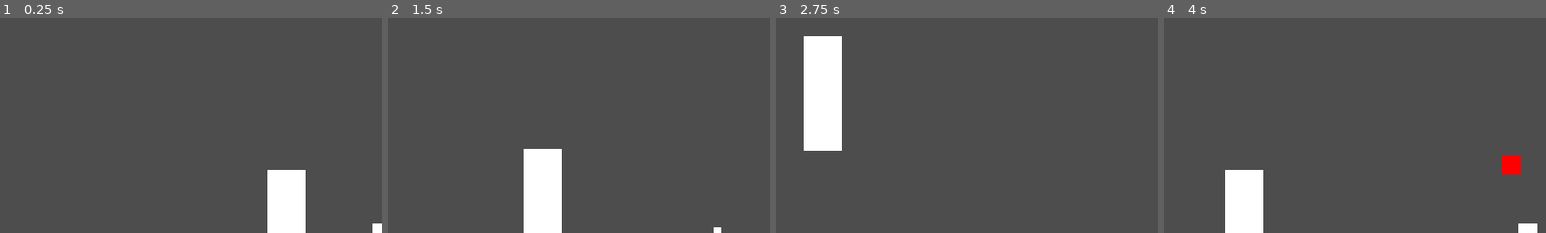
Above: before the commit, frames 1-4 (left to right).
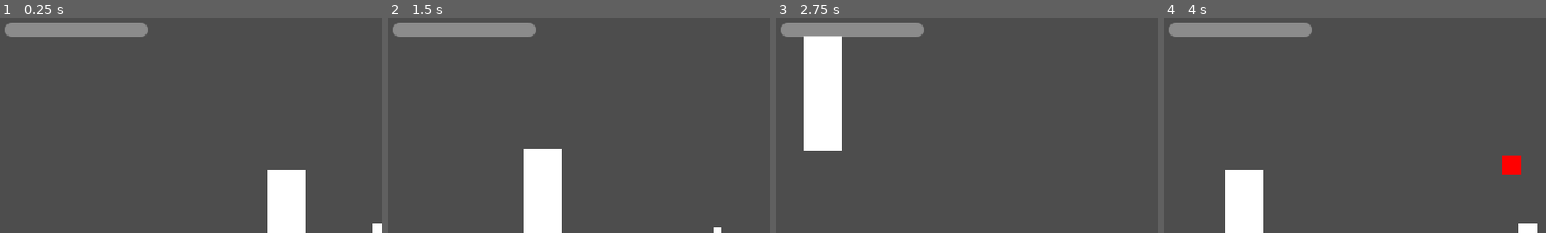
Above: after the commit, the same moments.

Repository: jonjud/survivor-arena
Game: Godot game, scene res://scenes/main.tscn
Two runs of this game, one before a commit and one after it. Both use one fixed random seed, a clock stepped at 60 frames per second and the inputs below.
Inputs (mouse positions are % of the whole screen's width and height, from its top left):
- Up to frame 1 (0.25 s): no input
- Up to frame 2 (1.5 s): tap Enter at 0.5 s; move the mouse to (72, 45) at 0.52 s; press the mouse at (72, 45) at 0.53 s; hold D (move_right) 0.53-1.28 s; move the mouse to (30, 55) at 1.27 s; release the mouse at (30, 55) at 1.28 s; hold S (move_down) from 1.28 s (still down); click (30, 55) at 1.35 s
- Up to frame 3 (2.75 s): move the mouse to (60, 28) at 2.02 s; release S (move_down) at 2.03 s; press the mouse at (60, 28) at 2.03 s; hold D (move_right) from 2.03 s (still down)
- Up to frame 4 (4 s): move the mouse to (45, 70) at 2.77 s; release D (move_right) at 2.78 s; release the mouse at (45, 70) at 2.78 s; hold W (move_up) 2.78-3.53 s; click (45, 70) at 2.85 s; move the mouse to (80, 65) at 3.52 s; press the mouse at (80, 65) at 3.53 s; hold A (move_left) from 3.53 s (still down)
The pictures show only the part of the screen within x 0-50%, y 0-50%; the shares and areas given below are measured in that part.

The runs differ from the first frame. In frame 1, 2.5% of the frame differs, in the area x 1-39%, y 2-9%; in frame 2, 2.5%; in frame 3, 2.5%; in frame 4, 2.5%.

Commit message:
feat: add HUD with player health bar

Diff:
--- a/scenes/main.tscn
+++ b/scenes/main.tscn
@@ -5,6 +5,7 @@
 [ext_resource type="PackedScene" uid="uid://cawaim5v1cdhy" path="res://scenes/ui/GameOverScreen.tscn" id="3_sugp2"]
 [ext_resource type="Script" uid="uid://ddqrvkbe18ph6" path="res://scripts/enemies/wave_spawner.gd" id="7_o6xl0"]
 [ext_resource type="Script" uid="uid://b2eu7e3eok2pb" path="res://scripts/enemies/wave_data.gd" id="8_ya4ey"]
+[ext_resource type="PackedScene" uid="uid://cd505y8ttfs32" path="res://scenes/ui/HUD.tscn" id="9_85g3d"]
 [ext_resource type="Resource" uid="uid://detgpj2a5wwk0" path="res://resources/wave_1.tres" id="9_eb6dy"]
 [ext_resource type="Resource" uid="uid://vqrpw6k4seep" path="res://resources/wave_2.tres" id="10_trceg"]
 [ext_resource type="Resource" uid="uid://df22bablhln6r" path="res://resources/wave_3.tres" id="11_a8y0u"]
@@ -44,3 +45,5 @@
 script = ExtResource("7_o6xl0")
 enemy_scene = ExtResource("2_0wfyh")
 waves = Array[ExtResource("8_ya4ey")]([ExtResource("9_eb6dy"), ExtResource("10_trceg"), ExtResource("11_a8y0u")])
+
+[node name="Hud" parent="." unique_id=661936642 instance=ExtResource("9_85g3d")]
--- /dev/null
+++ b/scenes/ui/HUD.tscn
@@ -0,0 +1,21 @@
+[gd_scene format=3 uid="uid://cd505y8ttfs32"]
+
+[ext_resource type="Script" uid="uid://d3gxlju01bilp" path="res://scripts/ui/hud.gd" id="1_kw0id"]
+
+[node name="Hud" type="CanvasLayer" unique_id=661936642]
+script = ExtResource("1_kw0id")
+
+[node name="MarginContainer" type="MarginContainer" parent="." unique_id=1822185538]
+offset_right = 40.0
+offset_bottom = 40.0
+theme_override_constants/margin_left = 4
+theme_override_constants/margin_top = 4
+theme_override_constants/margin_right = 4
+theme_override_constants/margin_bottom = 4
+
+[node name="HealthBar" type="ProgressBar" parent="MarginContainer" unique_id=1898788008]
+custom_minimum_size = Vector2(120, 12)
+layout_mode = 2
+max_value = 5.0
+value = 5.0
+show_percentage = false
--- /dev/null
+++ b/scripts/ui/hud.gd
@@ -0,0 +1,21 @@
+class_name HUD
+extends CanvasLayer
+## แสดง HP bar ของผู้เล่น โดยฟัง signal ไม่ดึงค่าเอง
+
+@onready var _health_bar: ProgressBar = $MarginContainer/HealthBar
+
+
+func _ready() -> void:
+	var player: Node = get_tree().get_first_node_in_group("player")
+	if player == null:
+		push_warning("HUD: ไม่พบผู้เล่นใน group 'player'")
+		return
+	var health: HealthComponent = player.get_node("HealthComponent")
+	health.health_changed.connect(_on_health_changed)
+	# ตั้งค่าเริ่มต้นให้ตรงกับเลือดจริง (signal ยังไม่ถูกยิงตอนเริ่มเกม)
+	_on_health_changed(health.current_health, health.max_health)
+
+
+func _on_health_changed(current: int, maximum: int) -> void:
+	_health_bar.max_value = maximum
+	_health_bar.value = current
Not shown, added: scripts/ui/hud.gd.uid
